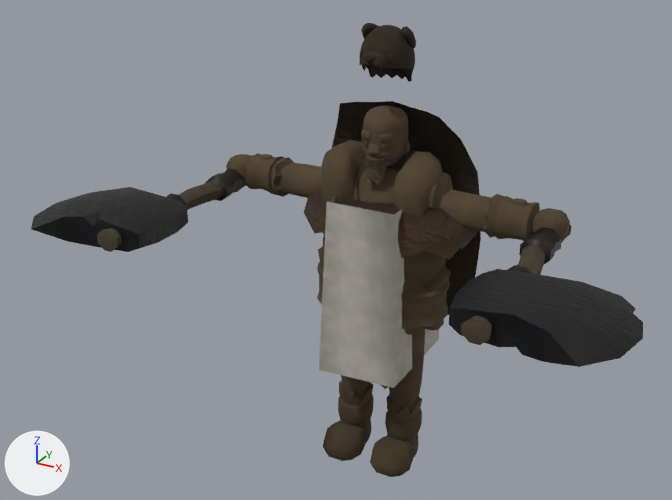
A saved change to the glTF model csharp/Unciv.Godot/Packs/units/models/unit/Jaguar.glb.
Rendered twice from a camera (50 mm lens) standing at (0.818, -1.702, 1.349) and looking at (-0.043, -0.137, 0.567). The axes (+X, +Y, +Z) are drawn at lower left. The lights are the same throughout. The first picture is the older version. Where no turn or scale is listed for an object, it has been applied to the vertices. Vertices at exactly the same position are counted once.

Names of what the first picture shows: '1H_Axe', '1H_Axe_Offhand', 'Barbarian_Cape', 'Barbarian_Hat', 'Warrior'.
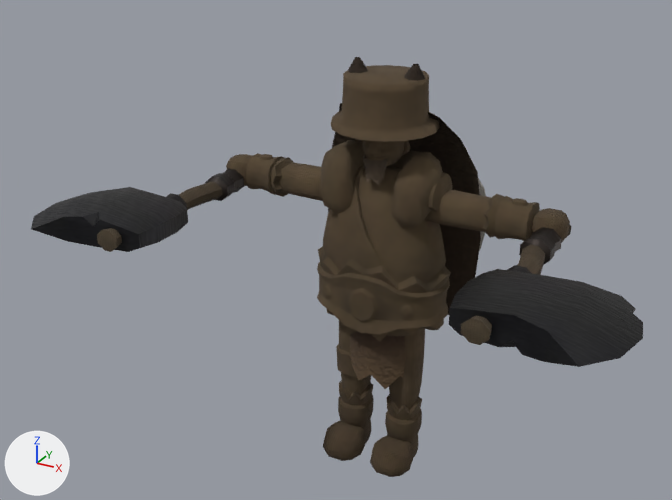
Diff of the bpy script that builds the scene:
```diff
--- a/csharp/Unciv.Godot/Packs/units/models/unit/Jaguar.glb.py
+++ b/csharp/Unciv.Godot/Packs/units/models/unit/Jaguar.glb.py
@@ me_mesh_skinned @@
 # used by ob_warrior; location = (0.0, 0.0, -0.011)
-me_mesh_skinned.from_pydata(...)  # 2465 vertices, 4517 faces; spans x -0.4..0.4, y -0.124..0.122, z 0.011..0.858
+me_mesh_skinned.from_pydata(...)  # 2607 vertices, 4793 faces; spans x -0.4..0.4, y -0.117..0.189, z 0.011..0.954
+# me_mesh_skinned part 1: a new loose piece of 82 vertices spanning x -0.114..0.114, y -0.117..0.11, z 0.818..0.928, in mat_wool
+# me_mesh_skinned part 2: a new loose piece of 34 vertices spanning x -0.184..0.184, y 0.145..0.189, z 0.397..0.764, in mat_teamcolor
+# me_mesh_skinned part 3: a new loose piece of 23 vertices spanning x -0.085..-0.023, y -0.034..0.026, z 0.876..0.954, in mat_fur
+# me_mesh_skinned part 4: a new loose piece of 23 vertices spanning x 0.026..0.087, y -0.034..0.026, z 0.875..0.954, in mat_fur
+# me_mesh_skinned part 5: the loose piece of 20 vertices spanning x -0.094..0.094, y -0.124..0.122, z 0.267..0.672 is deleted
+# me_mesh_skinned part 6: 96 kept faces spanning x -0.115..0.129, y -0.065..0.062, z 0.555..0.679 get new texture (UV) coordinates
+# other edits to the shape of me_mesh_skinned do not show in these pictures
 me_mesh_skinned.materials.append(mat_wool)
@@ ob_barbarian_hat @@
-ob_barbarian_hat = bpy.data.objects.new('Barbarian_Hat', me_mesh_barbarian_hat)
-ob_barbarian_hat.location = (0.0, 0.0, 0.875)
```

Location of each change, (x1, y1, x2, y2) in pixels of the pictures (672 x 500 px):
'Warrior', reshaped (13% taller)
    before: (226, 106, 570, 477)
    after: (226, 57, 570, 477)
'Barbarian_Hat', deleted
    before: (359, 23, 416, 82)
part 1 of me_mesh_skinned, added (brown)
    after: (331, 65, 440, 142)
part 2 of me_mesh_skinned, added (mostly hidden)
    after: (478, 178, 486, 251)
part 3 of me_mesh_skinned, added
    after: (348, 57, 368, 73)
part 4 of me_mesh_skinned, added
    after: (404, 64, 425, 81)
part 5 of me_mesh_skinned, deleted
    before: (319, 196, 439, 388)
part 6 of me_mesh_skinned, surface changed
    before: (304, 194, 477, 260)
    after: (426, 221, 439, 229)
